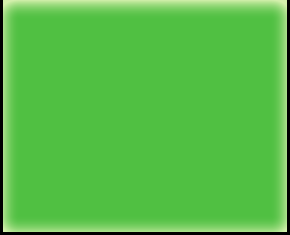
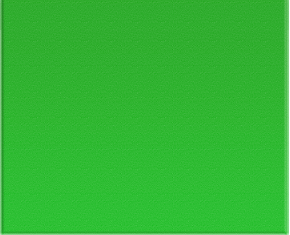
Layer changes from the first w=290, h=235 image to the second:
added layer "Layer 1" above "Rounded Rectangle 1 copy" over [0, 0, 289, 30]
renamed "Layer 1" to "Rounded Rectangle 1 copy", painted on it over [0, 0, 290, 235]
hid "Rounded Rectangle 1", painted on it over [0, 0, 290, 235]
